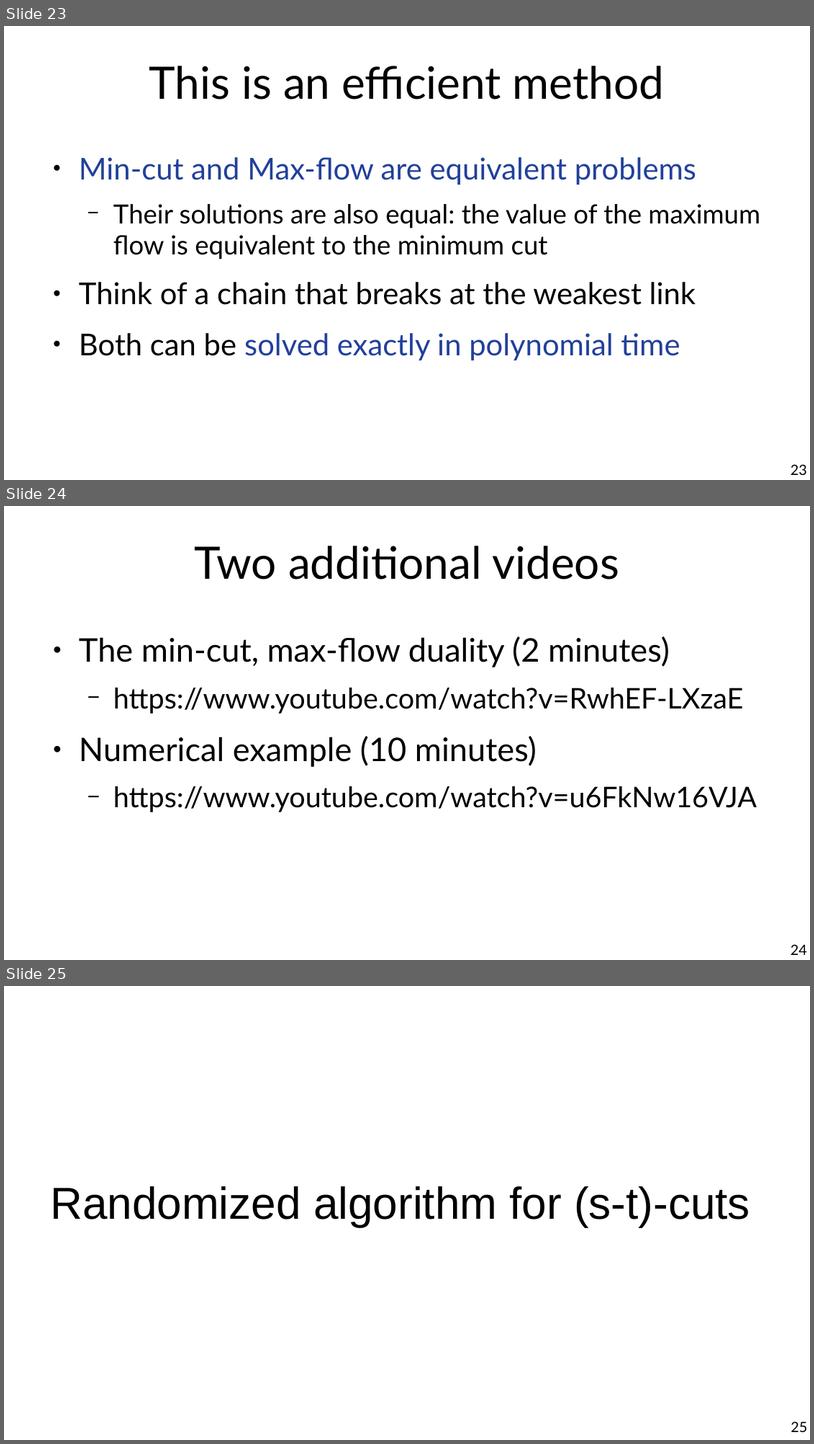
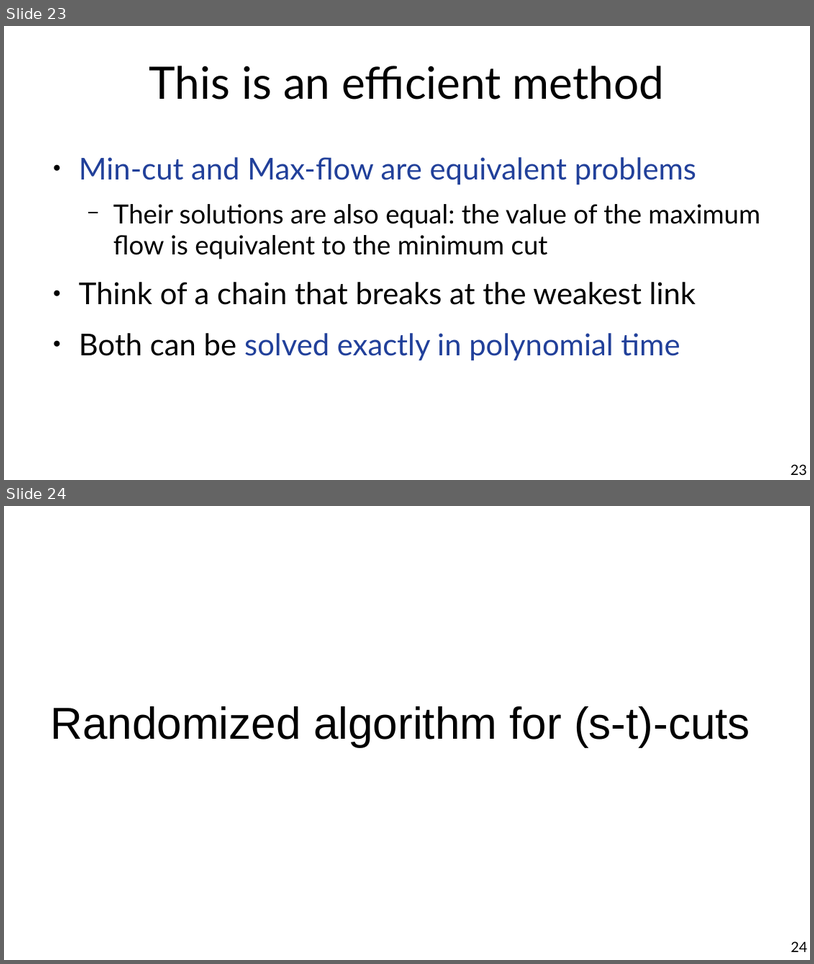
Before and after one commit to chatox/networks-science-course, a slide deck: theory/odp/tt20_network_flows.odp. Shown one above the other, each under a label of ours: slides 23, 24 and 25 before the commit, slides 23 and 24 after it. The pictures are 814x1444 and 814x964 pixels, drawn with LibreOffice and Linux fonts; fonts in the diff are those of the drawing. Boxes give left, top, right and bottom in pixels: in the first picture for what was removed or moved away, otherwise in the second. Text is boxed around its words. In the diff, an @@ line names an element or a change of style, - is before the commit and + after.

```diff
--- a/theory/odp/tt20_network_flows.odp
+++ b/theory/odp/tt20_network_flows.odp
@@ slide 24 removed at box(4, 506, 810, 960), background #FFFFFF @@
@@ title removed at box(194, 546, 620, 579) @@
-Two additional videos
@@ text removed at box(79, 636, 757, 812) @@
-● The min-cut, max-flow duality (2 minutes)
-  − https://www.youtube.com/watch?v=RwhEF-LXzaE
-● Numerical example (10 minutes)
-  − https://www.youtube.com/watch?v=u6FkNw16VJA
@@ page number removed at box(791, 944, 808, 955) @@
-24
@@ what was slide 25 is now slide 24 @@
@@ page number at box(791, 941, 808, 952): text changed @@
-25
+24
```
Also in this commit, not shown: 11 slides changed, 3 other files.
